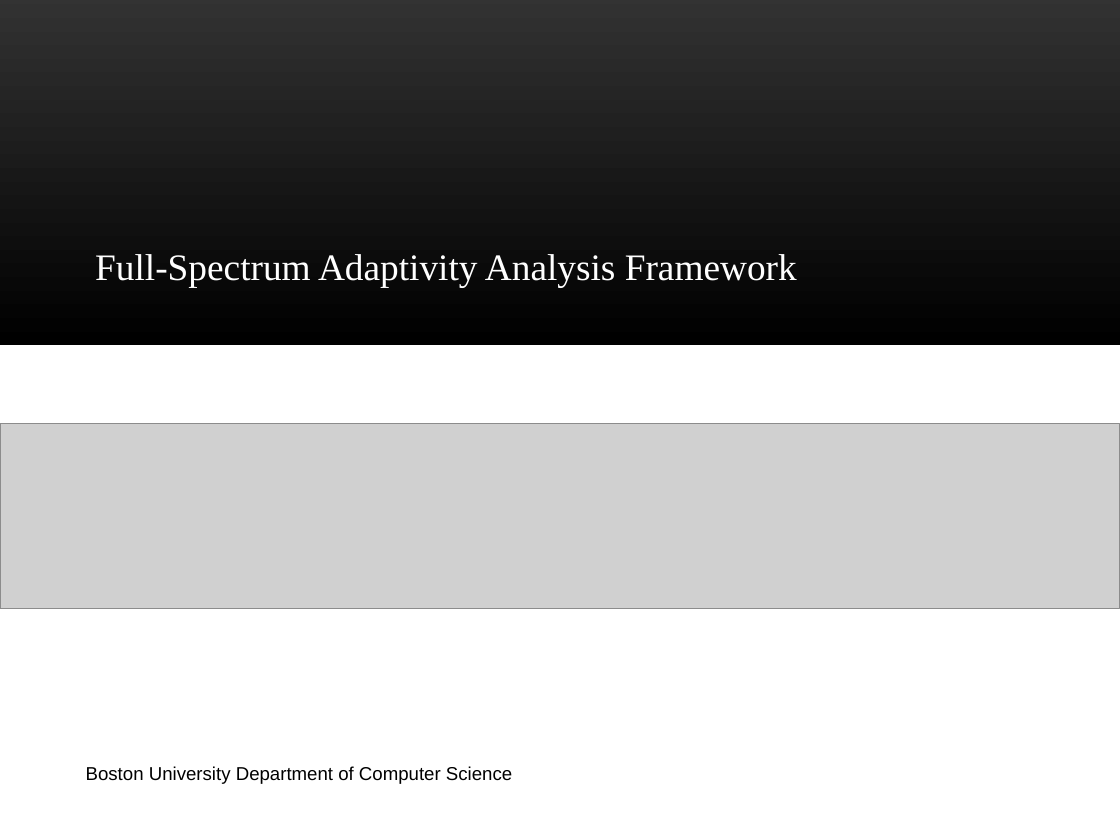
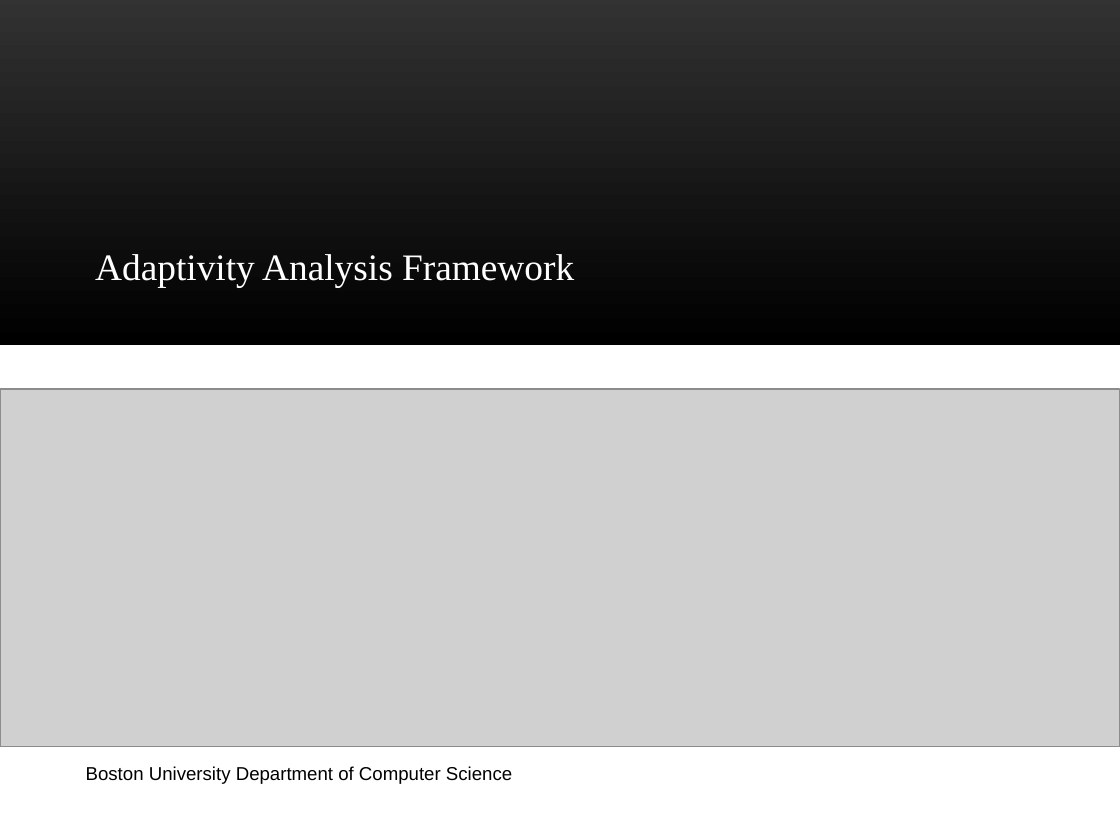
Before and after one commit to jiawenliu/PhD, a slide deck: slide 17 of CS/Prospectus/Slides/Jiawen Liu.pptx. Drawn at 1120x840 pixels with LibreOffice and Linux fonts; fonts in the diff are those of the drawing; grey boxes stand for pictures; background and template pictures are left out. Boxes give left, top, right and bottom in pixels: in the first picture for what was removed or moved away, otherwise in the second. Text is boxed around its words. In the diff, an @@ line names an element or a change of style, - is before the commit and + after.

```diff
--- a/CS/Prospectus/Slides/Jiawen Liu.pptx
+++ b/CS/Prospectus/Slides/Jiawen Liu.pptx
@@ title at bbox=[95, 254, 574, 288]: text changed @@
-Full-Spectrum Adaptivity Analysis Framework
+Adaptivity Analysis Framework
@@ picture: place and size @@
-picture at bbox=[0, 423, 1120, 608]
+picture at bbox=[0, 389, 1120, 746]
```
Also in this commit, not shown: 17 other slides changed, 24 slides added, 4 slides removed, 37 other files.
